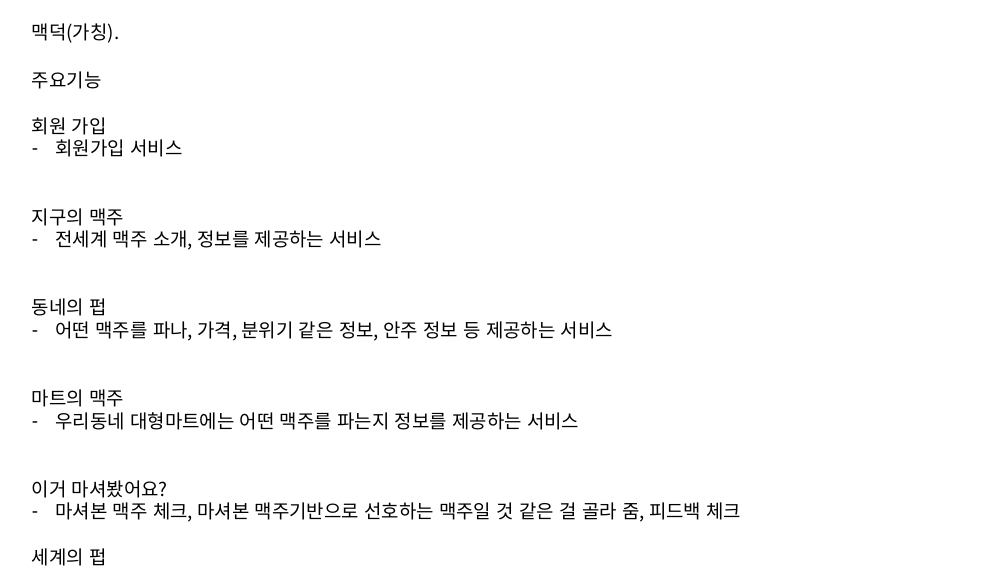
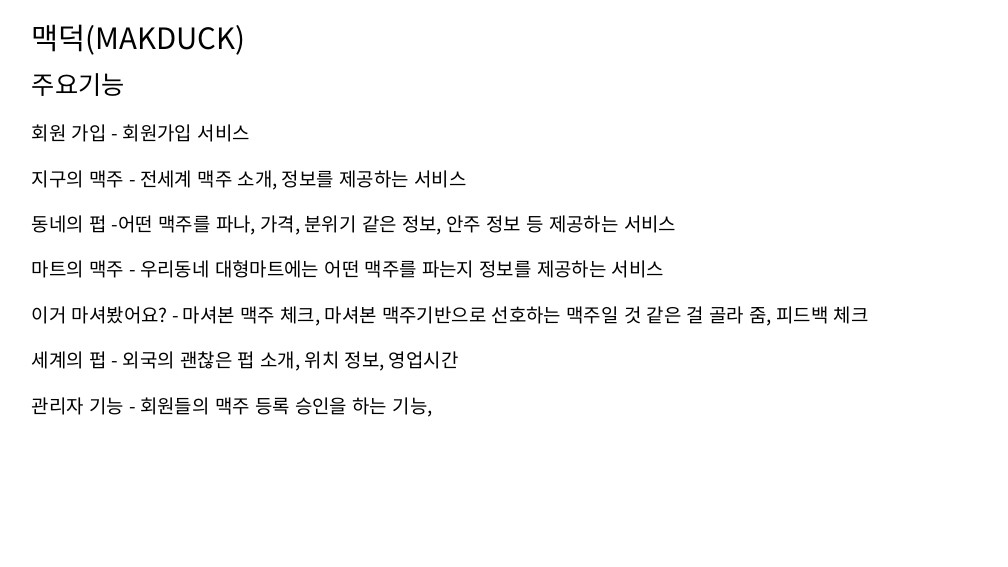
Before and after one commit to suleesulee/MAKDUCK, a slide deck: slide 2 of etc/MAKDUCK_suleesulee.pptx (slide 1 before the commit). Drawn at 1008x567 pixels with LibreOffice and Linux fonts; fonts in the diff are those of the drawing. Boxes give left, top, right and bottom in pixels: in the first picture for what was removed or moved away, otherwise in the second. Text is boxed around its words. In the diff, an @@ line names an element or a change of style, - is before the commit and + after.

```diff
--- a/etc/MAKDUCK_suleesulee.pptx
+++ b/etc/MAKDUCK_suleesulee.pptx
@@ text at (x1=32, y1=24, x2=246, y2=55): text changed; size 18 to 28 pt @@
-맥덕(가칭).
+맥덕(MAKDUCK)
@@ text at (x1=32, y1=73, x2=125, y2=96): size 18 to 24 pt in "주요기능" @@
@@ text at (x1=32, y1=124, x2=869, y2=417): text changed @@
-회원 가입
-– 회원가입 서비스
-지구의 맥주
-– 전세계 맥주 소개, 정보를 제공하는 서비스
-동네의 펍
-– 어떤 맥주를 파나, 가격, 분위기 같은 정보, 안주 정보 등 제공하는 서비스
-마트의 맥주
-– 우리동네 대형마트에는 어떤 맥주를 파는지 정보를 제공하는 서비스
-이거 마셔봤어요?
-– 마셔본 맥주 체크, 마셔본 맥주기반으로 선호하는 맥주일 것 같은 걸 골라 줌, 피드백 체크
-세계의 펍
-– 외국의 괜찮은 펍 소개, 위치 정보, 영업시간
-관리자 기능
-- ? 어떤걸 넣어야하지 ?
+회원 가입 - 회원가입 서비스
+지구의 맥주 - 전세계 맥주 소개, 정보를 제공하는 서비스
+동네의 펍 -어떤 맥주를 파나, 가격, 분위기 같은 정보, 안주 정보 등 제공하는 서비스
+마트의 맥주 - 우리동네 대형마트에는 어떤 맥주를 파는지 정보를 제공하는 서비스
+이거 마셔봤어요? - 마셔본 맥주 체크, 마셔본 맥주기반으로 선호하는 맥주일 것 같은 걸 골라 줌, 피드백 체크
+세계의 펍 - 외국의 괜찮은 펍 소개, 위치 정보, 영업시간
+관리자 기능 - 회원들의 맥주 등록 승인을 하는 기능,
```
Also in this commit, not shown: 1 other slide changed, 1 other file.
